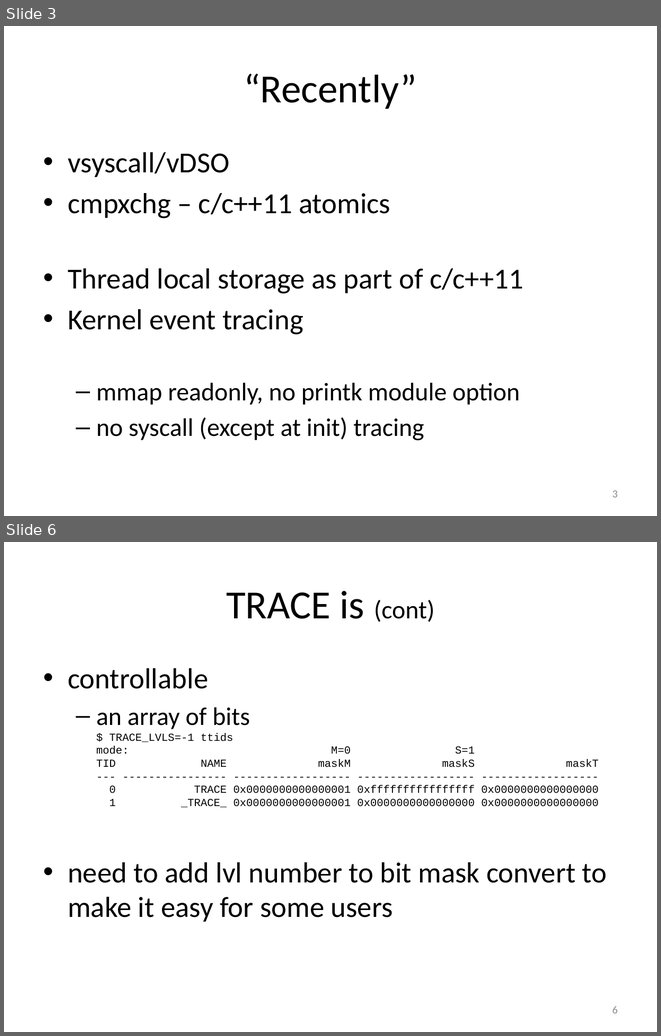
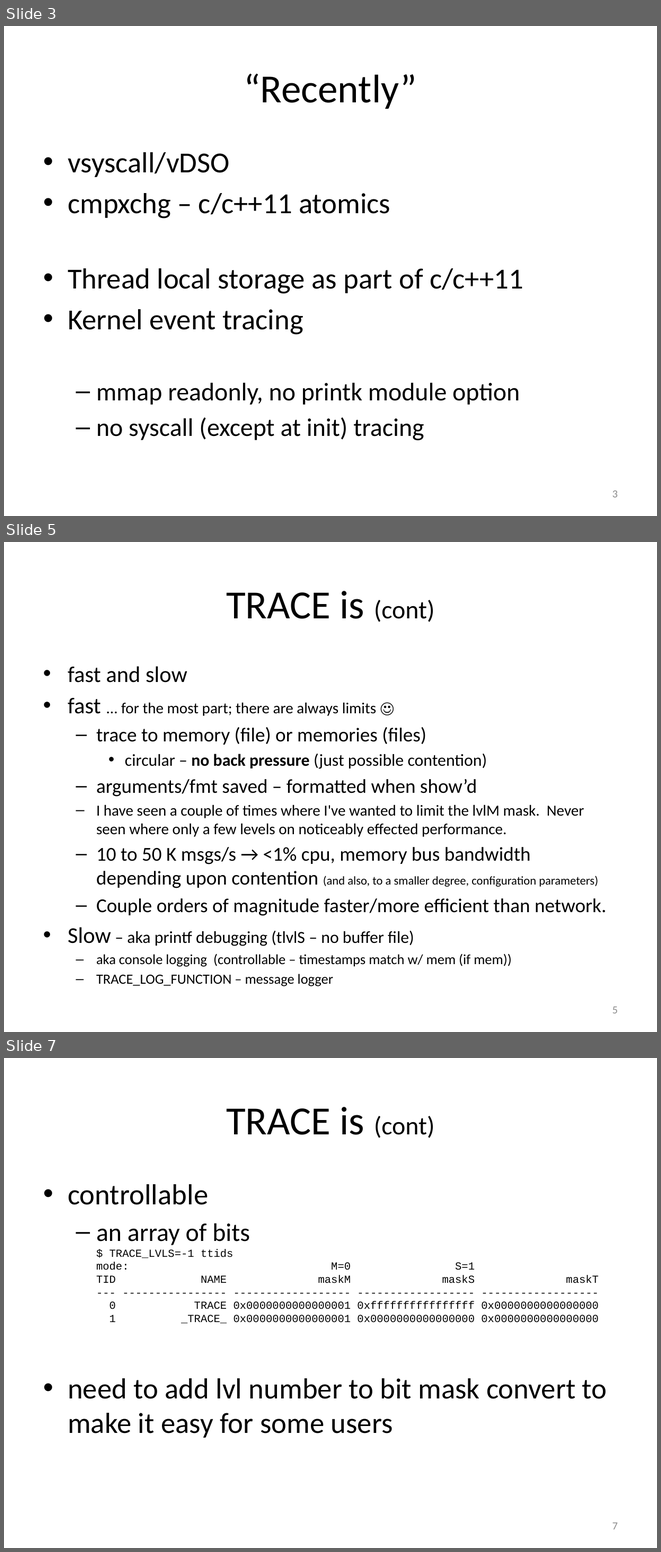
Before and after one commit to art-daq/trace, a slide deck: trace/doc/trace.pptx. Shown one above the other, each under a label of ours: slides 3 and 6 before the commit, slides 3, 5 and 7 after it; the slides between them are not shown. The pictures are 661x1036 and 661x1552 pixels, drawn with LibreOffice and Linux fonts; fonts in the diff are those of the drawing. Boxes give left, top, right and bottom in pixels: in the first picture for what was removed or moved away, otherwise in the second. Text is boxed around its words. In the diff, an @@ line names an element or a change of style, - is before the commit and + after.

```diff
--- a/trace/doc/trace.pptx
+++ b/trace/doc/trace.pptx
@@ slide 5 added at [4,542,657,1032], background #FFFFFF @@
@@ title added at [226,591,435,622], 44 pt, text #000000 @@
+TRACE is (cont)
@@ text added at [68,666,606,986], 21.7 pt, text #000000 @@
+• fast and slow
+• fast ... for the most part; there are always limits ☺
+  – trace to memory (file) or memories (files)
+    • circular – no back pressure (just possible contention)
+  – arguments/fmt saved – formatted when show’d
+  – I have seen a couple of times where I've wanted to limit the lvlM mask. Never seen where only a few levels on noticeably effected performance.
+  – 10 to 50 K msgs/s → <1% cpu, memory bus bandwidth
+    depending upon contention (and also, to a smaller degree, configuration parameters)
+  – Couple orders of magnitude faster/more efficient than network.
+• Slow – aka printf debugging (tlvlS – no buffer file)
+  – aka console logging (controllable – timestamps match w/ mem (if mem))
+  – TRACE_LOG_FUNCTION – message logger
@@ page number added at [612,1006,618,1013], 12 pt, text #8C8C8C @@
+5
@@ what was slide 6 is now slide 7 @@
@@ page number at [612,1522,618,1529]: text changed @@
-6
+7
```
Also in this commit, not shown: 3 slides changed, 1 other slide added, 1 other file.
